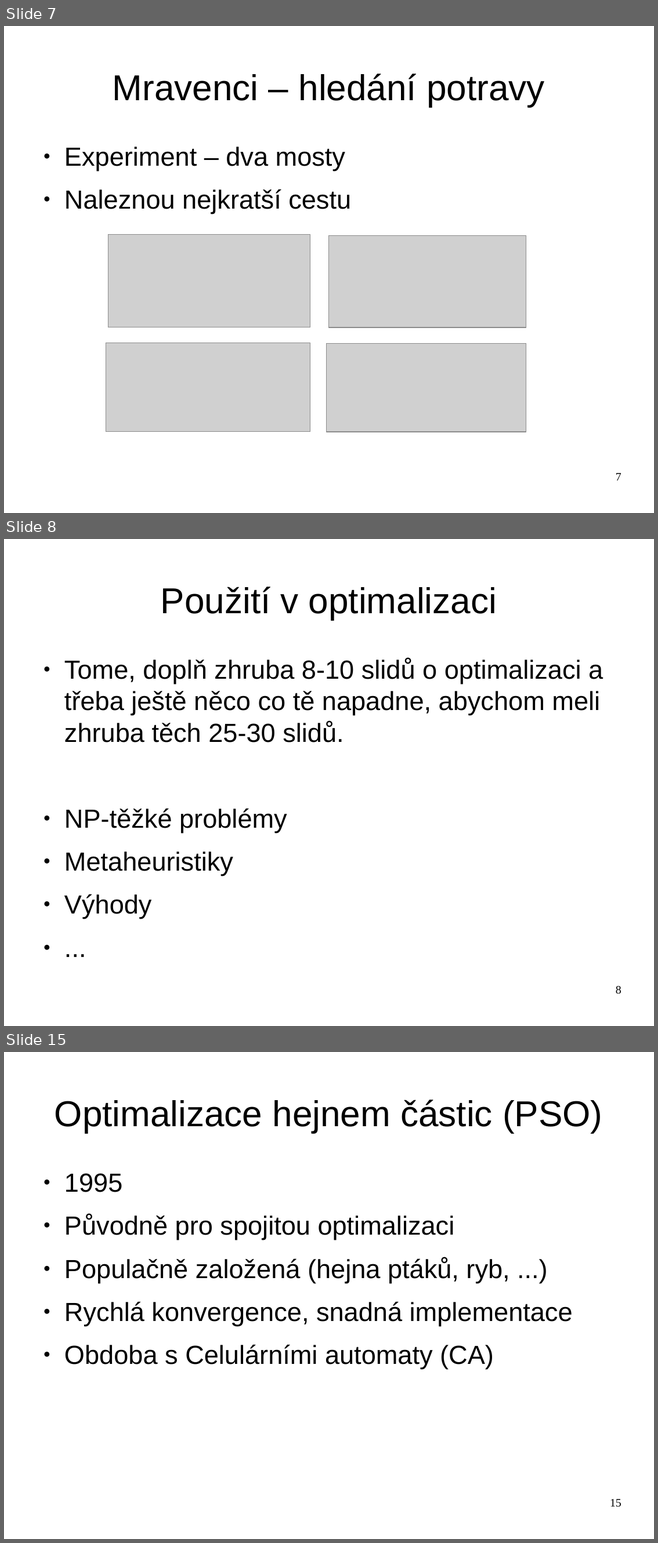
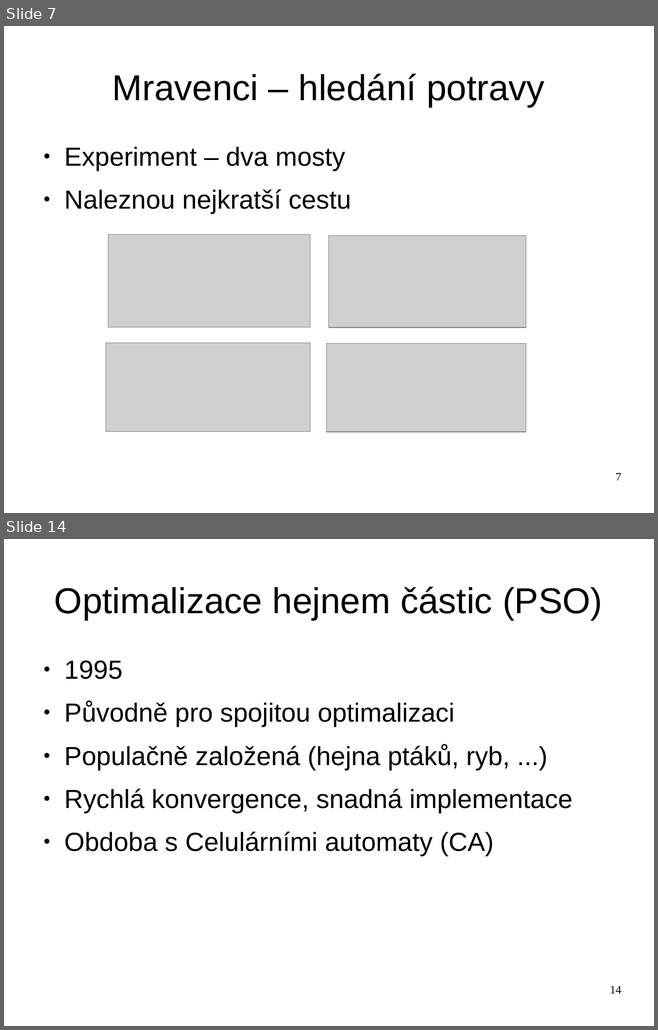
Before and after one commit to hellerstanislav/sin, a slide deck: presentation/swarm.odp. Shown one above the other, each under a label of ours: slides 7, 8 and 15 before the commit, slides 7 and 14 after it; the slides between them are not shown. The pictures are 658x1543 and 658x1030 pixels, drawn with LibreOffice and Linux fonts; fonts in the diff are those of the drawing; grey boxes stand for pictures. Boxes give left, top, right and bottom in pixels: in the first picture for what was removed or moved away, otherwise in the second. Text is boxed around its words. In the diff, an @@ line names an element or a change of style, - is before the commit and + after.

```diff
--- a/presentation/swarm.odp
+++ b/presentation/swarm.odp
@@ slide 8 removed at [4, 539, 654, 1026], background #FFFFFF @@
@@ title removed at [161, 587, 496, 620] @@
-Použití v optimalizaci
@@ text removed at [64, 658, 603, 919] @@
-● Tome, doplň zhruba 8-10 slidů o optimalizaci a třeba ještě něco co tě napadne, abychom meli zhruba těch 25-30 slidů.
-● NP-těžké problémy
-● Metaheuristiky
-● Výhody
-● ...
@@ page number removed at [615, 986, 621, 994] @@
-8
@@ what was slide 15 is now slide 14 @@
@@ page number at [610, 986, 621, 994]: text changed @@
-15
+14
```
Also in this commit, not shown: 5 slides changed, 1 slide added, 1 other slide removed, 1 other file.
